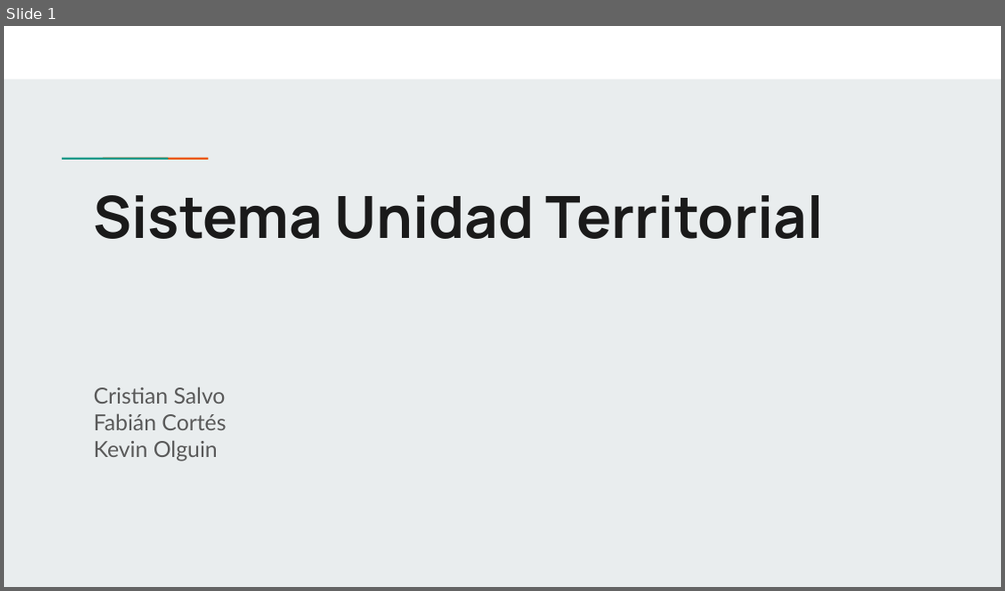
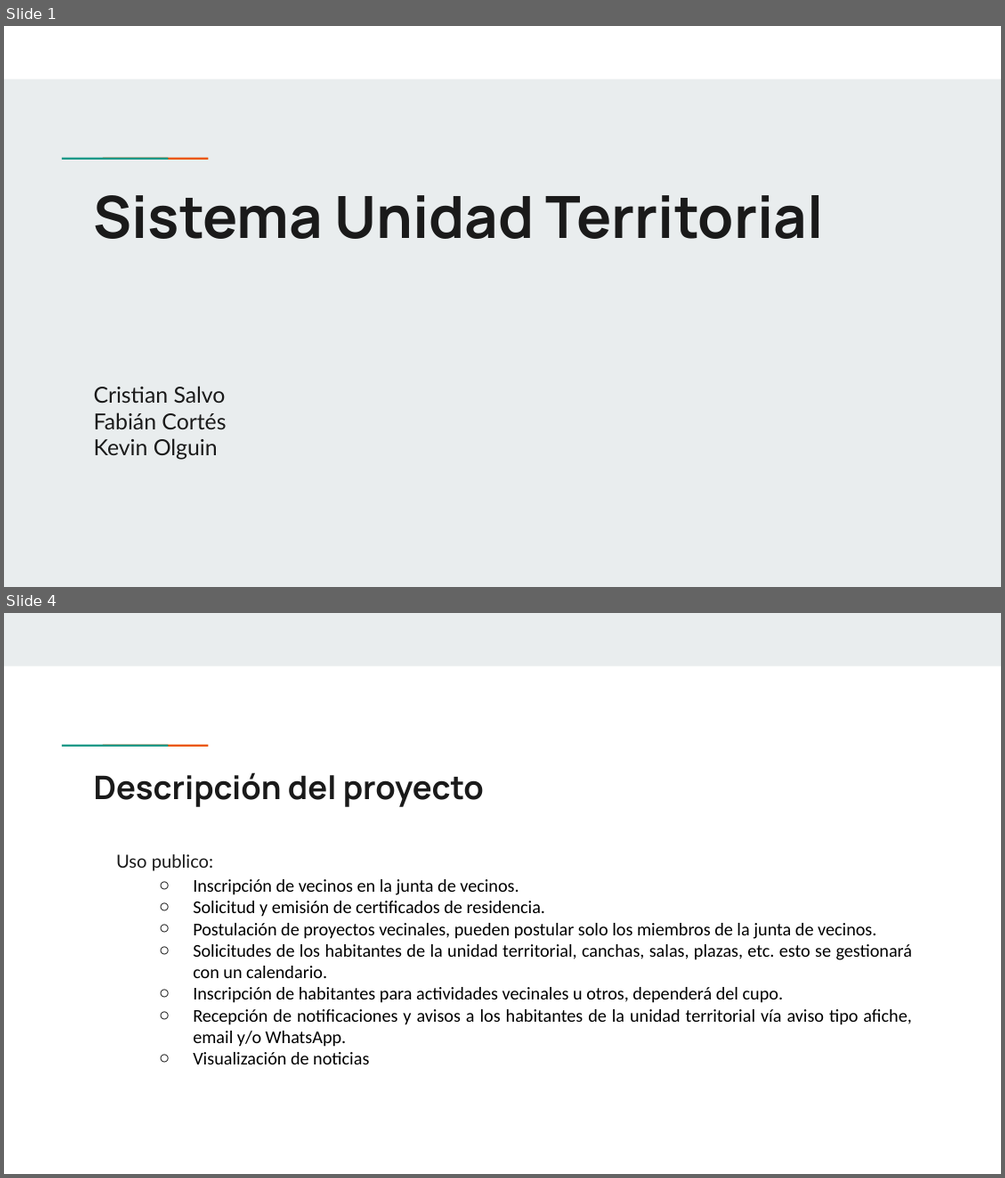
Before and after one commit to KevinOlguin003D/Unidad-Territorial, a slide deck: Fase_1/Evidencias_Grupales/Presentacion_proyecto.pptx. Shown one above the other, each under a label of ours: slide 1 before the commit, slides 1 and 4 after it; the slides between them are not shown. The pictures are 1005x591 and 1005x1178 pixels, drawn with LibreOffice and Linux fonts; fonts in the diff are those of the drawing. Boxes give left, top, right and bottom in pixels: in the first picture for what was removed or moved away, otherwise in the second. Text is boxed around its words. In the diff, an @@ line names an element or a change of style, - is before the commit and + after.

```diff
--- a/Fase_1/Evidencias_Grupales/Presentacion_proyecto.pptx
+++ b/Fase_1/Evidencias_Grupales/Presentacion_proyecto.pptx
@@ slide 4 added at (x1=4, y1=613, x2=1001, y2=1174), background #FFFFFF; not listed: 2 template elements that a slide beside it also shows @@
@@ rectangle added at (x1=4, y1=613, x2=1001, y2=666), fill #E9EDEE @@
@@ title added at (x1=94, y1=772, x2=484, y2=807), 23.4 pt, text #1A1A1A, bold @@
+Descripción del proyecto
@@ text added at (x1=116, y1=854, x2=912, y2=1064), 13 pt, text #000000 @@
+Uso publico:
+  ○ Inscripción de vecinos en la junta de vecinos.
+  ○ Solicitud y emisión de certificados de residencia.
+  ○ Postulación de proyectos vecinales, pueden postular solo los miembros de la junta de vecinos.
+  ○ Solicitudes de los habitantes de la unidad territorial, canchas, salas, plazas, etc. esto se gestionará con un calendario.
+  ○ Inscripción de habitantes para actividades vecinales u otros, dependerá del cupo.
+  ○ Recepción de notificaciones y avisos a los habitantes de la unidad territorial vía aviso tipo afiche, email y/o WhatsApp.
+  ○ Visualización de noticias
@@ slide 1 changed as well @@
@@ subtitle "Cristian Salvo" at (x1=94, y1=386, x2=226, y2=459): text colour #595959 to #1A1A1A @@
```
Also in this commit, not shown: 4 other slides changed, 4 other slides added, 2 slides removed, 1 other file.
